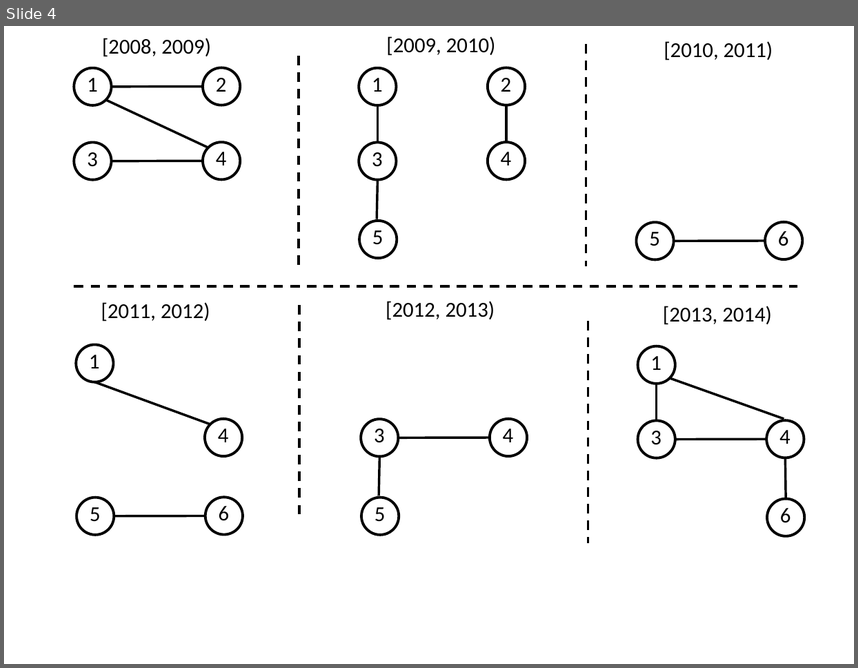
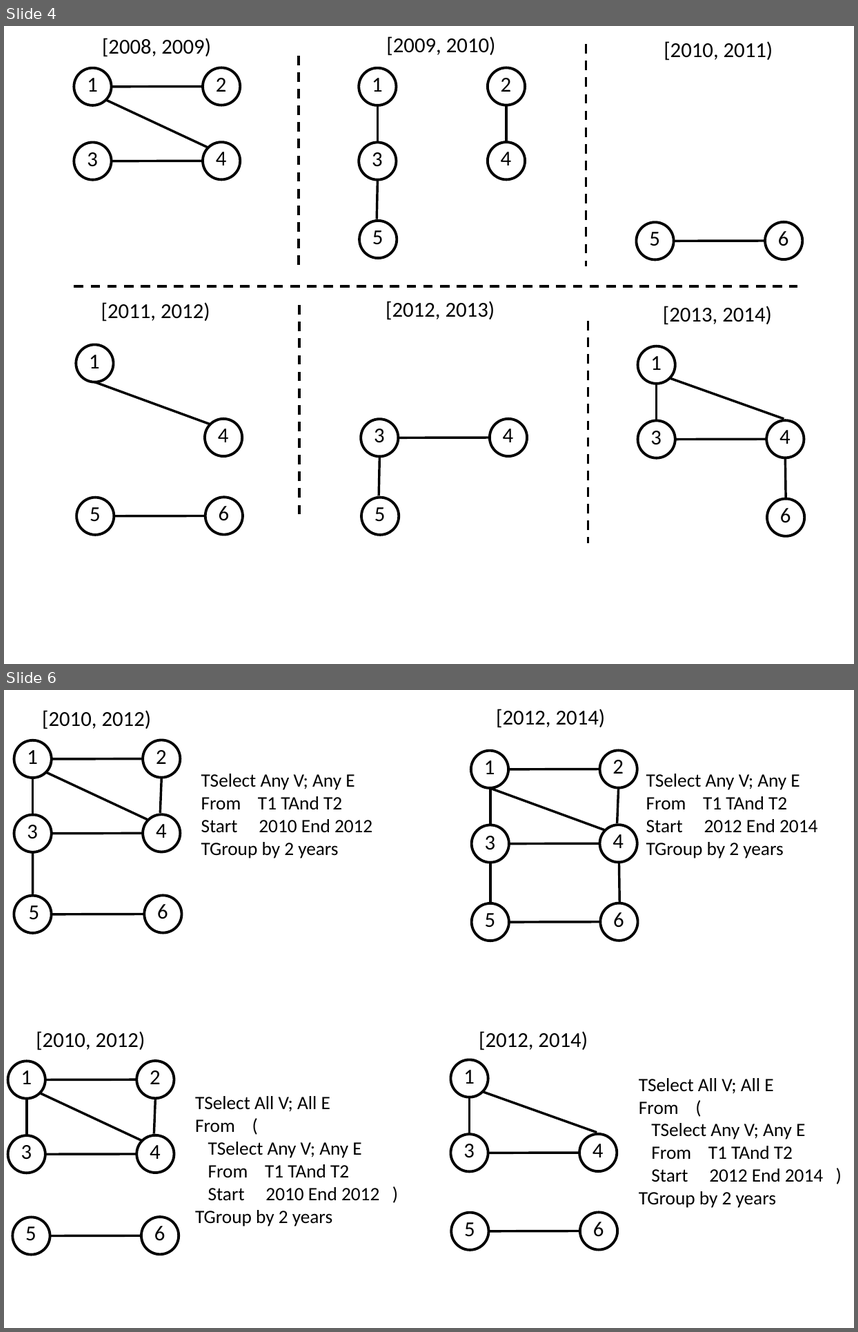
Before and after one commit to PortalDB/portal, a slide deck: paper/sigmod2016/figs/figures.pptx. Shown one above the other, each under a label of ours: slide 4 before the commit, slides 4 and 6 after it; the slides between them are not shown. The pictures are 858x668 and 858x1332 pixels, drawn with LibreOffice and Linux fonts; fonts in the diff are those of the drawing. Boxes give left, top, right and bottom in pixels: in the first picture for what was removed or moved away, otherwise in the second. Text is boxed around its words. In the diff, an @@ line names an element or a change of style, - is before the commit and + after.

```diff
--- a/paper/sigmod2016/figs/figures.pptx
+++ b/paper/sigmod2016/figs/figures.pptx
@@ slide 6 added at (4, 690, 854, 1328), background #FFFFFF @@
@@ text added at (201, 773, 372, 858), 16 pt, text #000000 @@
+TSelect Any V; Any E
+From T1 TAnd T2
+Start 2010 End 2012
+TGroup by 2 years
@@ text added at (646, 773, 818, 858), 16 pt, text #000000 @@
+TSelect Any V; Any E
+From T1 TAnd T2
+Start 2012 End 2014
+TGroup by 2 years
@@ group added at (14, 710, 181, 933): 7 texts, 7 lines, 6 ellipses @@
+[2010, 2012)
+1
+2
+3
+4
+5
+6
@@ group added at (470, 709, 638, 940): 7 lines, 7 texts, 6 ellipses @@
+1
+2
+4
+5
+6
+[2012, 2014)
+3
@@ line added from (490, 862) to (490, 903), #000000 2 pt @@
@@ group added at (451, 1031, 618, 1250): 6 texts, 5 ellipses, 4 lines @@
+1
+3
+4
+5
+6
+[2012, 2014)
@@ text added at (639, 1078, 823, 1208), 16 pt, text #000000 @@
+TSelect All V; All E
+From (
+TSelect Any V; Any E
+From T1 TAnd T2
+Start 2012 End 2014 )
+TGroup by 2 years
@@ text added at (195, 1096, 379, 1226), 16 pt, text #000000 @@
+TSelect All V; All E
+From (
+TSelect Any V; Any E
+From T1 TAnd T2
+Start 2010 End 2012 )
+TGroup by 2 years
@@ group added at (8, 1031, 179, 1254): 7 texts, 6 lines, 6 ellipses @@
+[2010, 2012)
+1
+2
+3
+4
+5
+6
```
Also in this commit, not shown: 3 other slides added, 4 other files.
